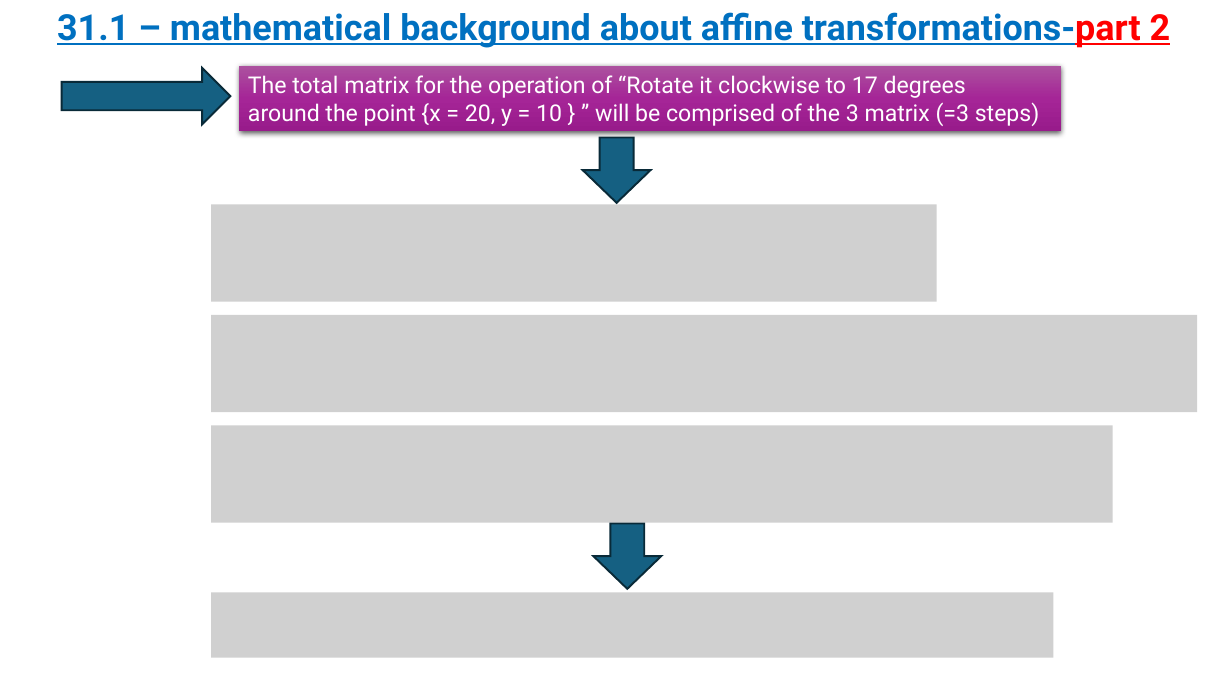
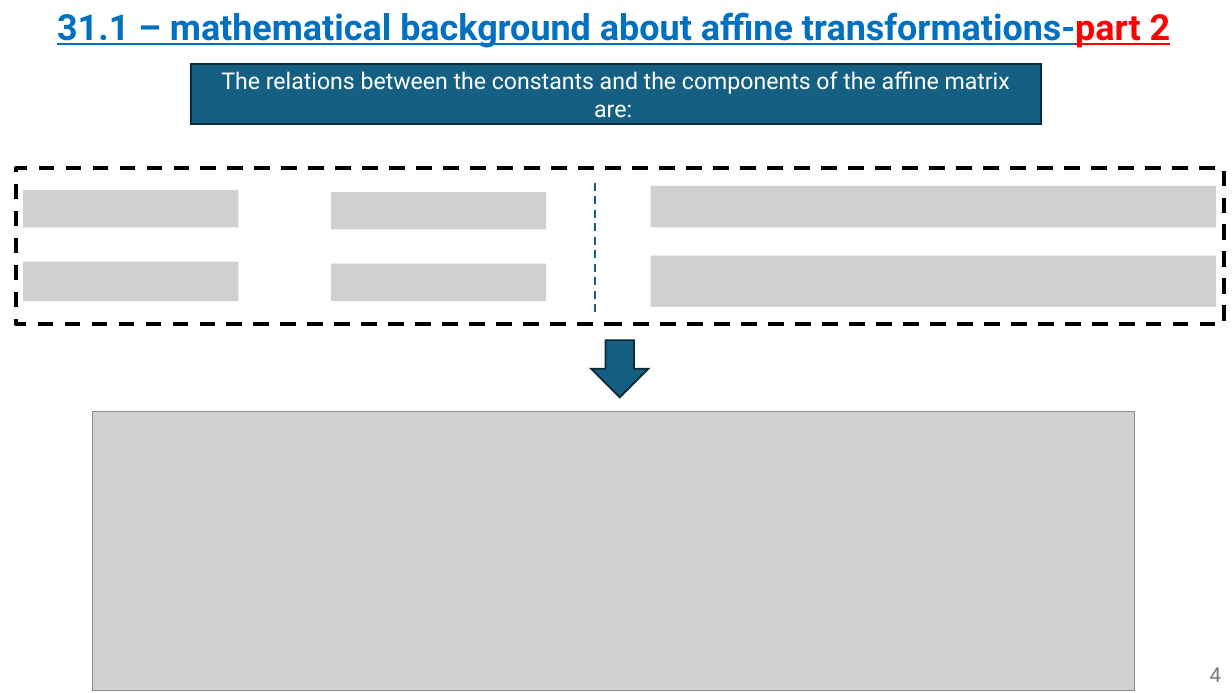
Before and after one commit to omripony/image-processing, a slide deck: slide 4 of labs/lab31-waiting for grade/version 2/1950-2210-7939-ImPr31-2.pptx. Drawn at 1232x693 pixels with LibreOffice and Linux fonts; fonts in the diff are those of the drawing; grey boxes stand for pictures. Boxes give left, top, right and bottom in pixels: in the first picture for what was removed or moved away, otherwise in the second. Text is boxed around its words. In the diff, an @@ line names an element or a change of style, - is before the commit and + after.

```diff
--- a/labs/lab31-waiting for grade/version 2/1950-2210-7939-ImPr31-2.pptx
+++ b/labs/lab31-waiting for grade/version 2/1950-2210-7939-ImPr31-2.pptx
@@ right arrow removed at box(62, 67, 231, 124) @@
@@ rectangle "The relations between the constants ...": place and size @@
-rectangle "The relations between the constants ..." at box(239, 66, 1062, 131)
+rectangle "The relations between the constants ..." at box(191, 64, 1042, 124)
@@ rectangle "The relations between the constants ..." at box(191, 64, 1042, 124): vertical alignment top to middle; fill gradient #AC53A0 to #A62598 to #991C8B to #156082; outline none to #092A39 1.5 pt; shadow off @@
@@ text in rectangle at box(221, 71, 1010, 118): text changed @@
-The total matrix for the operation of “Rotate it clockwise to 17 degrees
-around the point {x = 20, y = 10 } ” will be comprised of the 3 matrix (=3 steps)
+The relations between the constants and the components of the affine matrix are:
@@ rectangle added at box(16, 168, 1224, 324), outline #000000 3 pt dashed @@
@@ picture added at box(23, 190, 238, 227) @@
@@ picture removed at box(211, 204, 936, 301) @@
@@ picture added at box(331, 192, 546, 229) @@
@@ line added from (595, 183) to (595, 312), #156082 1.5 pt dashed @@
@@ picture added at box(651, 186, 1216, 227) @@
@@ picture added at box(23, 262, 238, 301) @@
@@ picture added at box(331, 263, 546, 300) @@
@@ picture added at box(651, 256, 1216, 307) @@
@@ picture removed at box(211, 315, 1197, 412) @@
@@ down arrow: place and size @@
-down arrow at box(583, 138, 651, 203)
+down arrow at box(592, 340, 649, 397)
@@ picture added at box(93, 412, 1135, 691) @@
@@ picture removed at box(211, 425, 1113, 522) @@
@@ down arrow removed at box(593, 524, 661, 590) @@
@@ picture removed at box(211, 592, 1054, 658) @@
@@ page number added at box(1210, 667, 1222, 682), 16 pt, text #797979 @@
+4
```
Also in this commit, not shown: 13 other slides changed, 2 slides added, 3 slides removed.
